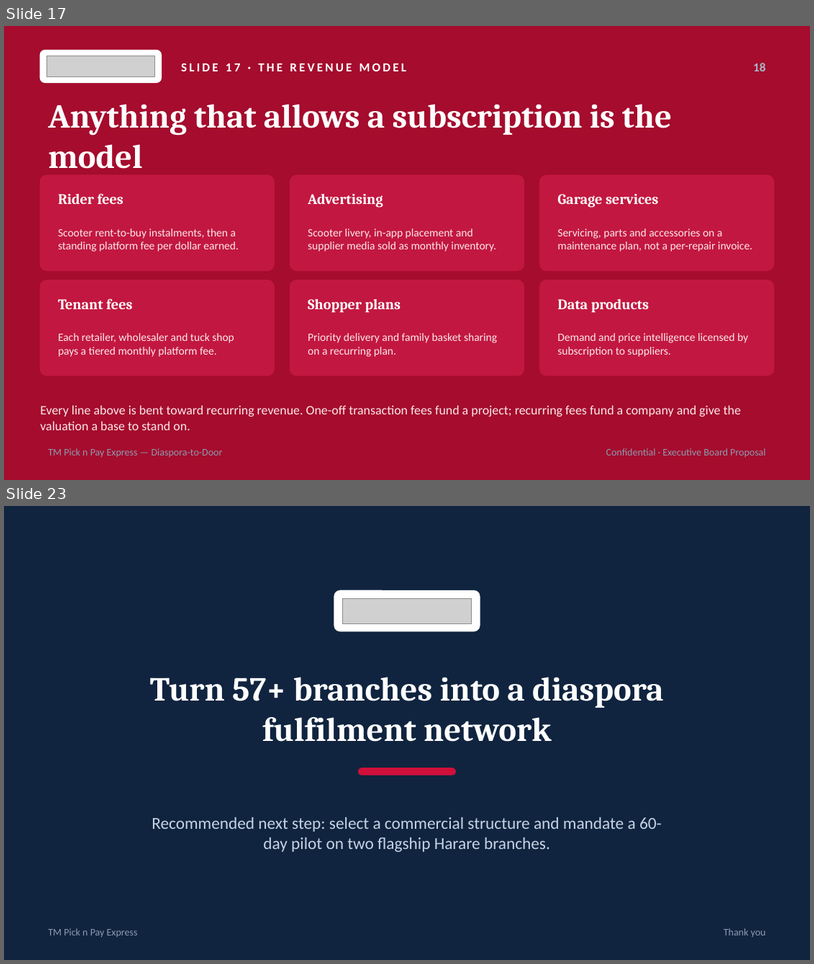
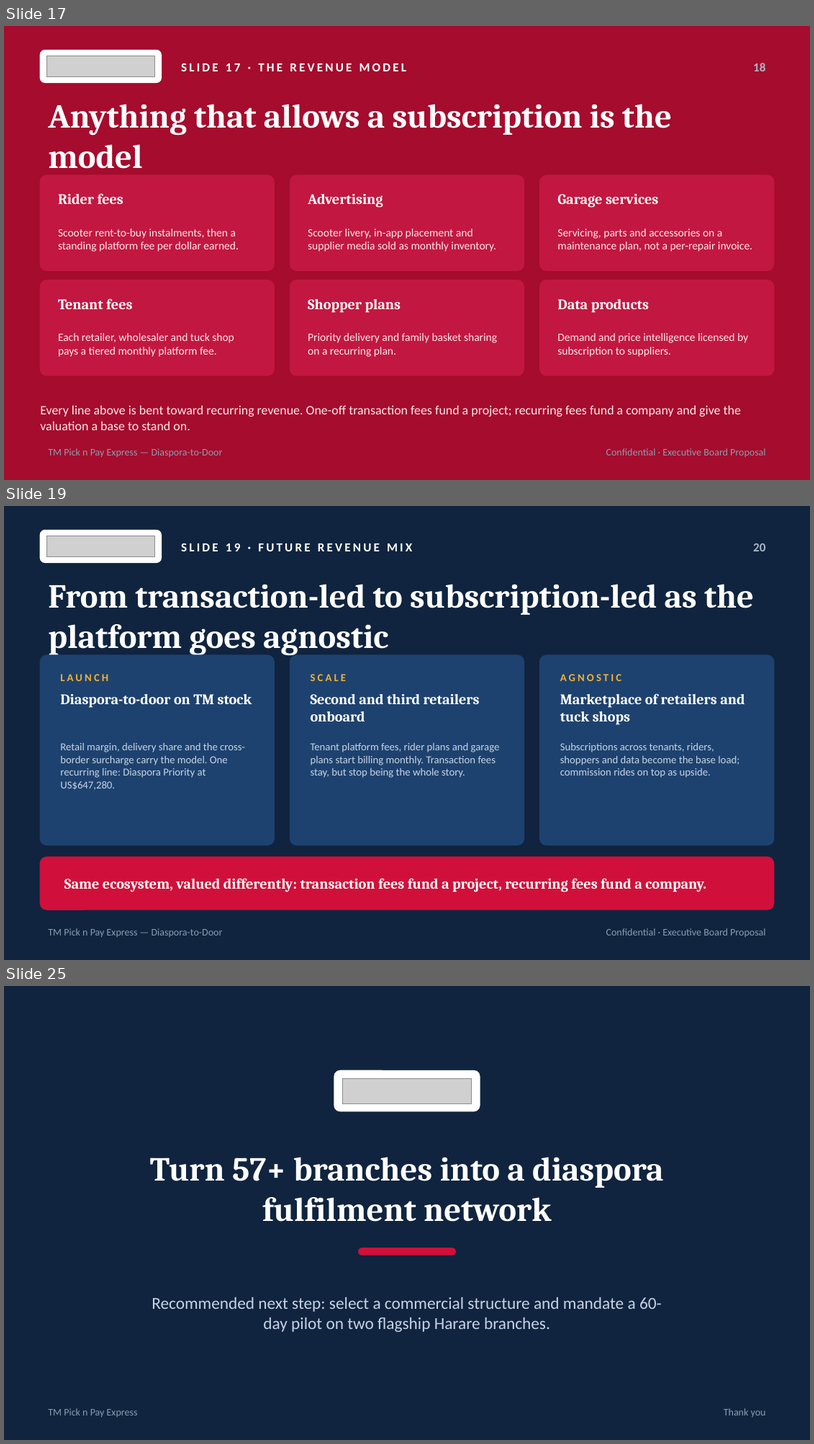
Before and after one commit to gugunyathi/retail-bridge, a slide deck: public/TM-Pick-n-Pay-Express.pptx. Shown one above the other, each under a label of ours: slides 17 and 23 before the commit, slides 17, 19 and 25 after it; the slides between them are not shown. The pictures are 814x964 and 814x1444 pixels, drawn with LibreOffice and Linux fonts; fonts in the diff are those of the drawing; grey boxes stand for pictures. Boxes give left, top, right and bottom in pixels: in the first picture for what was removed or moved away, otherwise in the second. Text is boxed around its words. In the diff, an @@ line names an element or a change of style, - is before the commit and + after.

```diff
--- a/public/TM-Pick-n-Pay-Express.pptx
+++ b/public/TM-Pick-n-Pay-Express.pptx
@@ slide 19 added at box(4, 506, 810, 960), background #10243F @@
@@ rounded rectangle added at box(40, 530, 161, 562), fill #FFFFFF, outline #FFFFFF 1 pt @@
@@ picture added at box(46, 536, 154, 557) @@
@@ text added at box(181, 543, 412, 551), 11 pt, text #FFFFFF, bold @@
+SLIDE 19 · FUTURE REVENUE MIX
@@ text added at box(754, 543, 766, 551), 11 pt, text #AAB6C8, bold @@
+20
@@ text added at box(48, 584, 754, 656), 30 pt, text #FFFFFF, bold @@
+From transaction-led to subscription-led as the platform goes agnostic
@@ rounded rectangle added at box(40, 655, 274, 844), fill #1E426F, outline #1E426F 1 pt @@
@@ rounded rectangle added at box(291, 655, 524, 844), fill #1E426F, outline #1E426F 1 pt @@
@@ rounded rectangle added at box(540, 655, 774, 844), fill #1E426F, outline #1E426F 1 pt @@
@@ text added at box(60, 674, 108, 681), 9.5 pt, text #F2B233, bold @@
+LAUNCH
@@ text added at box(311, 674, 347, 681), 9.5 pt, text #F2B233, bold @@
+SCALE
@@ text added at box(561, 674, 622, 681), 9.5 pt, text #F2B233, bold @@
+AGNOSTIC
@@ text added at box(60, 694, 252, 708), 13 pt, text #FFFFFF, bold @@
+Diaspora-to-door on TM stock
@@ text added at box(311, 694, 480, 721), 13 pt, text #FFFFFF, bold @@
+Second and third retailers onboard
@@ text added at box(561, 693, 745, 725), 13 pt, text #FFFFFF, bold @@
+Marketplace of retailers and tuck shops
@@ text added at box(60, 742, 245, 790), 9.5 pt, text #C6D3E4 @@
+Retail margin, delivery share and the cross-border surcharge carry the model. One recurring line: Diaspora Priority at US$647,280.
@@ text added at box(311, 742, 500, 777), 9.5 pt, text #C6D3E4 @@
+Tenant platform fees, rider plans and garage plans start billing monthly. Transaction fees stay, but stop being the whole story.
@@ text added at box(561, 742, 740, 777), 9.5 pt, text #C6D3E4 @@
+Subscriptions across tenants, riders, shoppers and data become the base load; commission rides on top as upside.
@@ rounded rectangle added at box(40, 857, 774, 909), fill #D0103A, outline #D0103A 1 pt @@
@@ text added at box(64, 878, 707, 892), 13 pt, text #FFFFFF, bold @@
+Same ecosystem, valued differently: transaction fees fund a project, recurring fees fund a company.
@@ text added at box(48, 928, 223, 937), 9 pt, text #8C9BB0 @@
+TM Pick n Pay Express — Diaspora-to-Door
@@ text added at box(607, 928, 766, 937), 9 pt, text #8C9BB0 @@
+Confidential · Executive Board Proposal
@@ what was slide 23 is now slide 25 @@
```
Also in this commit, not shown: 9 slides changed, 1 other slide added, 2 other files.
